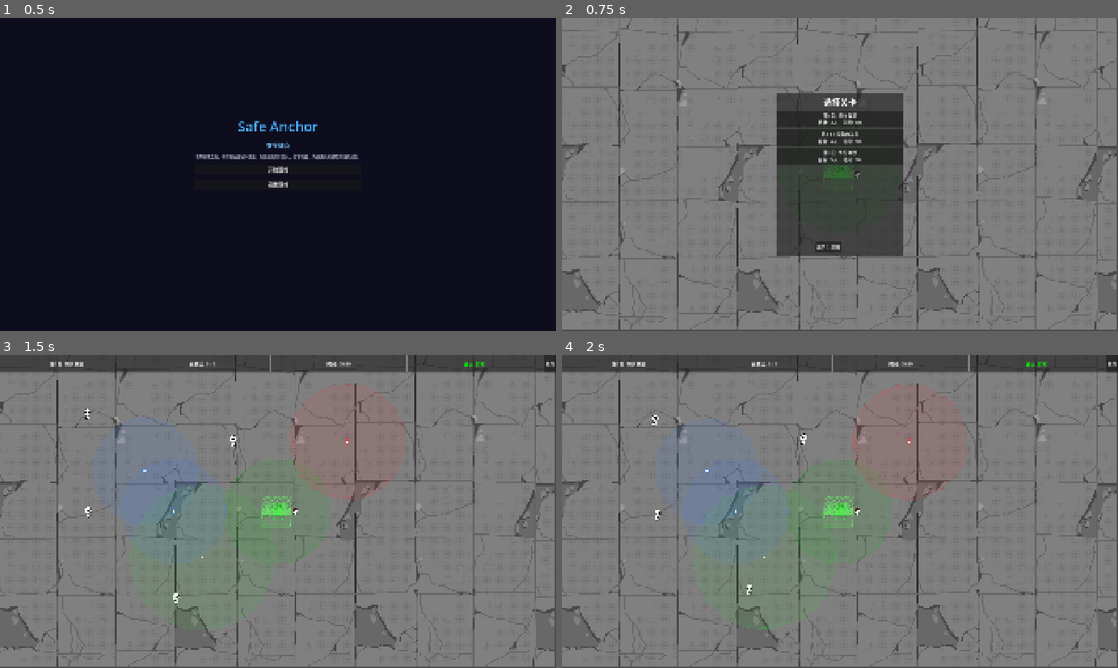
Above: before the commit, frames 1-4 (two rows, left to right).
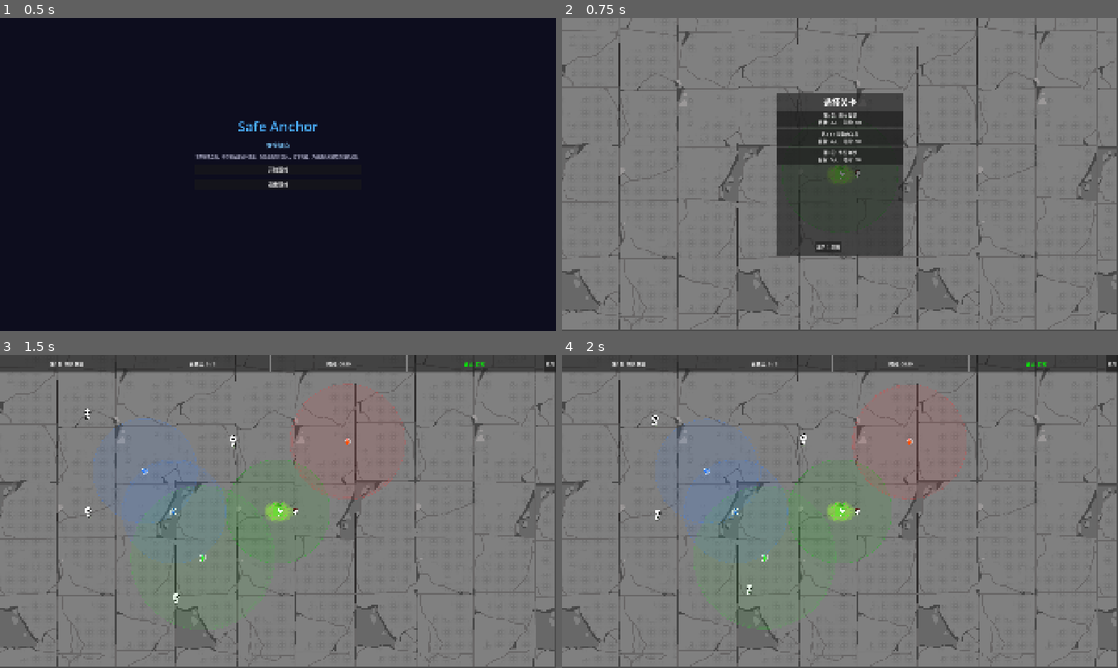
Above: after the commit, the same moments.

Repository: kunk70352-png/Safe-Anchor
Game: Godot game, scene res://src/main/main.tscn
Two runs of this game, one before a commit and one after it. Both use one fixed random seed, a clock stepped at 60 frames per second and the inputs below.
Inputs:
- Up to frame 1 (0.5 s): no input
- Up to frame 2 (0.75 s): click "开始游戏" at 0.5 s
- Up to frame 3 (1.5 s): click "第1关: 初次救援 目标: 3人 | 时间: 60s" at 1.25 s
- Up to frame 4 (2 s): no input

Frame 1 is identical in both runs. In frame 2, less than 0.1% of the frame differs, in the area x 47-54%, y 48-55%; in frame 3, 0.4%, in the area x 25-64%, y 26-66%; in frame 4, 0.4%.

Commit message:
难民基于锚点重叠检测寻路，不需要知道安全屋位置

Diff:
--- a/src/anchor/anchor_type1.tscn
+++ b/src/anchor/anchor_type1.tscn
@@ -1,11 +1,16 @@
 [gd_scene format=3 uid="uid://catype1"]
 
-[ext_resource type="Script" path="res://src/anchor/anchor.gd" id="1_script"]
+[ext_resource type="Script" uid="uid://bncb6svstlsvf" path="res://src/anchor/anchor.gd" id="1_script"]
+[ext_resource type="Texture2D" uid="uid://dyoxlcofc28bl" path="res://assets/sprites/anchor_blue.png" id="2_opvvo"]
 
-[node name="Type1Anchor" type="Node2D" groups=["attraction_sources"]]
+[sub_resource type="AtlasTexture" id="AtlasTexture_cyqww"]
+atlas = ExtResource("2_opvvo")
+
+[node name="Type1Anchor" type="Node2D" unique_id=93648116 groups=["attraction_sources"]]
 script = ExtResource("1_script")
 attraction_radius = 180.0
 shrink_speed = 2.0
 min_radius = 30.0
-speed_modifier = 0.0
-repel = false
+
+[node name="Sprite2D" type="Sprite2D" parent="." unique_id=1616396272]
+texture = SubResource("AtlasTexture_cyqww")
--- a/src/anchor/anchor_type2.tscn
+++ b/src/anchor/anchor_type2.tscn
@@ -1,12 +1,17 @@
 [gd_scene format=3 uid="uid://catype2"]
 
-[ext_resource type="Script" path="res://src/anchor/anchor.gd" id="1_script"]
+[ext_resource type="Script" uid="uid://bncb6svstlsvf" path="res://src/anchor/anchor.gd" id="1_script"]
+[ext_resource type="Texture2D" uid="uid://cl5k4onvu75mv" path="res://assets/sprites/anchor_green.png" id="2_5jlfe"]
 
-[node name="Type2Anchor" type="Node2D" groups=["attraction_sources"]]
+[sub_resource type="AtlasTexture" id="AtlasTexture_cyqww"]
+atlas = ExtResource("2_5jlfe")
+
+[node name="Type2Anchor" type="Node2D" unique_id=1898443445 groups=["attraction_sources"]]
 script = ExtResource("1_script")
 attraction_radius = 250.0
+anchor_color = Color(0.2, 0.8, 0.2, 1)
 shrink_speed = 6.0
 min_radius = 30.0
-speed_modifier = 0.0
-repel = false
-anchor_color = Color(0.2, 0.8, 0.2, 1.0)
+
+[node name="Sprite2D" type="Sprite2D" parent="." unique_id=1338869613]
+texture = SubResource("AtlasTexture_cyqww")
--- a/src/anchor/anchor_type3.tscn
+++ b/src/anchor/anchor_type3.tscn
@@ -1,12 +1,18 @@
 [gd_scene format=3 uid="uid://catype3"]
 
-[ext_resource type="Script" path="res://src/anchor/anchor.gd" id="1_script"]
+[ext_resource type="Script" uid="uid://bncb6svstlsvf" path="res://src/anchor/anchor.gd" id="1_script"]
+[ext_resource type="Texture2D" uid="uid://bys3bheksgf6f" path="res://assets/sprites/anchor_red.png" id="2_6blr0"]
 
-[node name="Type3Anchor" type="Node2D" groups=["attraction_sources"]]
+[sub_resource type="AtlasTexture" id="AtlasTexture_cyqww"]
+atlas = ExtResource("2_6blr0")
+
+[node name="Type3Anchor" type="Node2D" unique_id=706152051 groups=["attraction_sources"]]
 script = ExtResource("1_script")
 attraction_radius = 200.0
+anchor_color = Color(1, 0.2, 0.2, 1)
 shrink_speed = 3.0
-min_radius = 20.0
 speed_modifier = -60.0
 repel = true
-anchor_color = Color(1.0, 0.2, 0.2, 1.0)
+
+[node name="Sprite2D" type="Sprite2D" parent="." unique_id=1951896048]
+texture = SubResource("AtlasTexture_cyqww")
--- a/src/player/player.tscn
+++ b/src/player/player.tscn
@@ -88,4 +88,5 @@
 [node name="AnimatedSprite2D" type="AnimatedSprite2D" parent="." unique_id=187867651]
 scale = Vector2(0.5, 0.5)
 sprite_frames = SubResource("SpriteFrames_cyqww")
-frame_progress = 0.25803506
+autoplay = "default"
+frame_progress = 0.7723557
--- a/src/refugee/refugee.gd
+++ b/src/refugee/refugee.gd
@@ -82,7 +82,7 @@
 	if best != _current_attractor:
 		_navigate_to(best)
 	elif navigation_agent.is_navigation_finished():
-		_wander_near_anchor(best)
+		_advance_to_next_anchor(best)
 
 
 func _navigate_to(target: Node2D) -> void:
@@ -92,15 +92,31 @@
 	navigation_agent.target_position = target.global_position
 
 
-func _wander_near_anchor(anchor: Node2D) -> void:
+func _advance_to_next_anchor(current: Node2D) -> void:
+	var world := get_tree().get_first_node_in_group("world") as Node2D
+	if world == null or not world.has_method("get_attraction_sources"):
+		return
+
+	var cur_radius: float = float(current.get("attraction_radius"))
+	var sources: Array[Node2D] = world.get_attraction_sources()
+
+	for source in sources:
+		if source == current or not is_instance_valid(source):
+			continue
+		if source is SafeHouse:
+			continue
+		var src_radius: float = float(source.get("attraction_radius"))
+		var dist_between := current.global_position.distance_to(source.global_position)
+		if dist_between <= cur_radius + src_radius:
+			_navigate_to(source)
+			return
+
+	# 无重叠锚点 — 在范围内缓慢徘徊
 	state = State.WANDERING
-	var radius: float = float(anchor.get("attraction_radius"))
-	var sh_pos := _get_safe_house_pos()
-	var base_dir := (anchor.global_position - sh_pos).normalized()
 	var angle := randf_range(-PI * anchor_wander_angle, PI * anchor_wander_angle)
-	var dist := randf_range(radius * anchor_wander_min, radius * anchor_wander_max)
+	var dist := randf_range(cur_radius * anchor_wander_min, cur_radius * anchor_wander_max)
+	navigation_agent.target_position = current.global_position + Vector2.RIGHT.rotated(angle) * dist
 	_speed_mult = anchor_slow_mult
-	navigation_agent.target_position = anchor.global_position + base_dir.rotated(angle) * dist
 
 
 func _find_best_target() -> Node2D:
--- a/src/safe_house/safe_house.tscn
+++ b/src/safe_house/safe_house.tscn
@@ -1,7 +1,7 @@
 [gd_scene format=3 uid="uid://csh1"]
 
 [ext_resource type="Script" uid="uid://cuk637syyuwa8" path="res://src/safe_house/safe_house.gd" id="1_script"]
-[ext_resource type="Texture2D" uid="uid://cpsubjynjp07" path="res://assets/sprites/IMG_8958.PNG" id="2_amkok"]
+[ext_resource type="Texture2D" uid="uid://dpqcc64m280rp" path="res://assets/sprites/safe_2.png" id="2_amkok"]
 
 [sub_resource type="AtlasTexture" id="AtlasTexture_cyqww"]
 atlas = ExtResource("2_amkok")
@@ -19,7 +19,6 @@
 
 [node name="RescueArea" type="Area2D" parent="." unique_id=1946746722]
 collision_layer = 4
-collision_mask = 1
 
 [node name="CollisionShape2D" type="CollisionShape2D" parent="RescueArea" unique_id=49272945]
 shape = SubResource("CircleShape2D_rescue")
Binary file added: assets/sprites/anchor_blue.png
Binary file added: assets/sprites/anchor_green.png
Binary file added: assets/sprites/anchor_red.png
Binary file added: assets/sprites/safe_2.png
